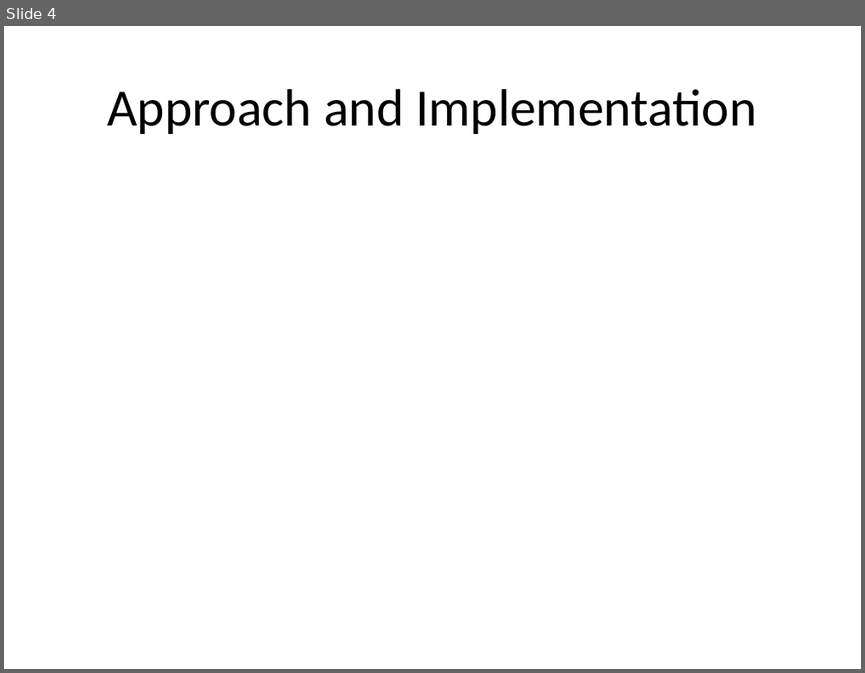
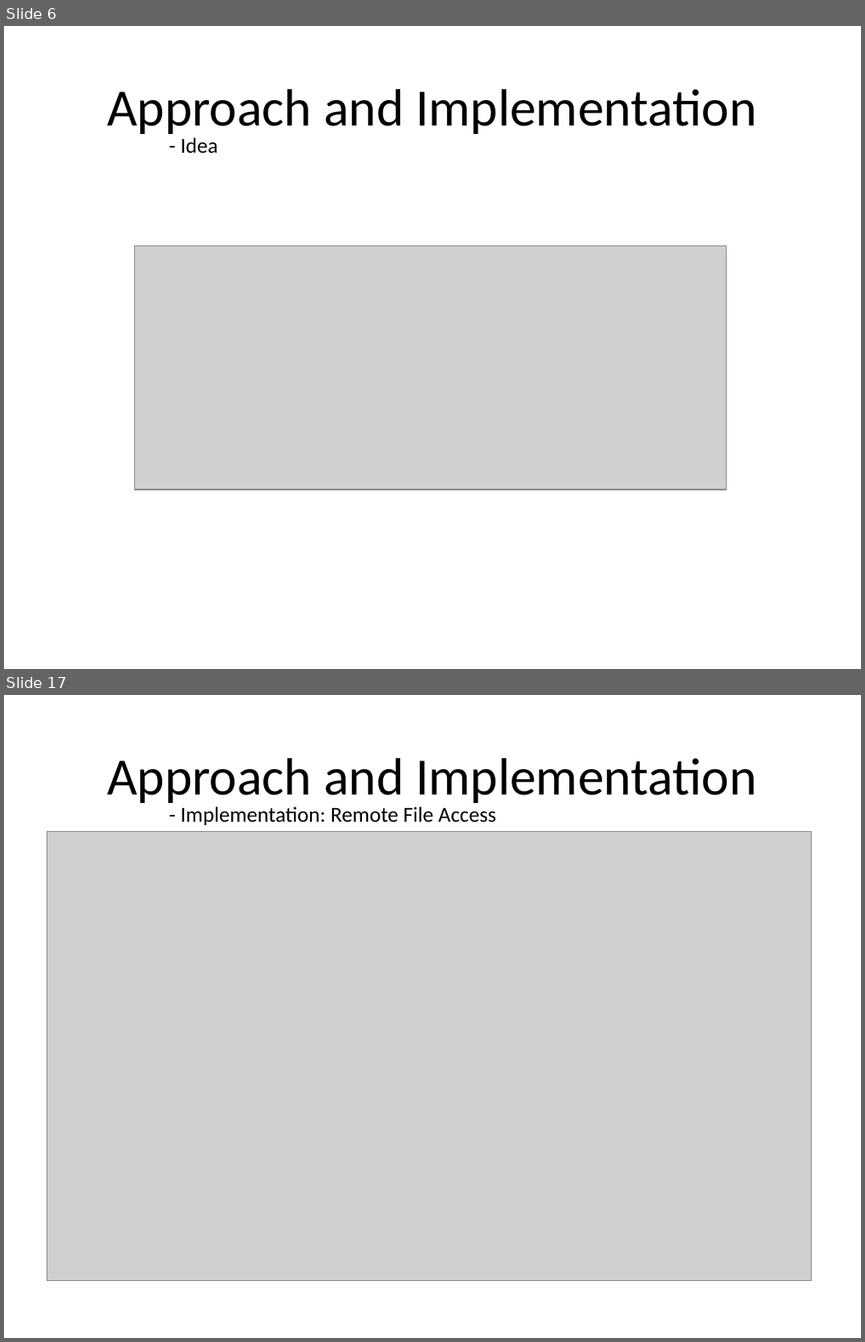
Before and after one commit to AndreasKi/Master, a slide deck: Documents/Presentation.pptx. Shown one above the other, each under a label of ours: slide 4 before the commit, slides 6 and 17 after it; the slides between them are not shown. The pictures are 865x673 and 865x1342 pixels, drawn with LibreOffice and Linux fonts; fonts in the diff are those of the drawing; grey boxes stand for pictures. Boxes give left, top, right and bottom in pixels: in the first picture for what was removed or moved away, otherwise in the second. Text is boxed around its words. In the diff, an @@ line names an element or a change of style, - is before the commit and + after.

```diff
--- a/Documents/Presentation.pptx
+++ b/Documents/Presentation.pptx
@@ slide 17 added at bbox=[4, 695, 861, 1338], background #FFFFFF @@
@@ title added at bbox=[107, 758, 756, 807], 44 pt, text #000000 @@
+Approach and Implementation
@@ text added at bbox=[181, 806, 496, 825], 18 pt, text #000000 @@
+- Implementation: Remote File Access
@@ picture added at bbox=[46, 831, 812, 1280] @@
@@ what was slide 4 is now slide 6 @@
@@ slide 6 changed as well @@
@@ text added at bbox=[181, 137, 218, 153], 18 pt, text #000000 @@
+- Idea
@@ picture added at bbox=[135, 245, 726, 489] @@
```
Also in this commit, not shown: 1 other slide changed, 34 other slides added, 3 slides removed.
